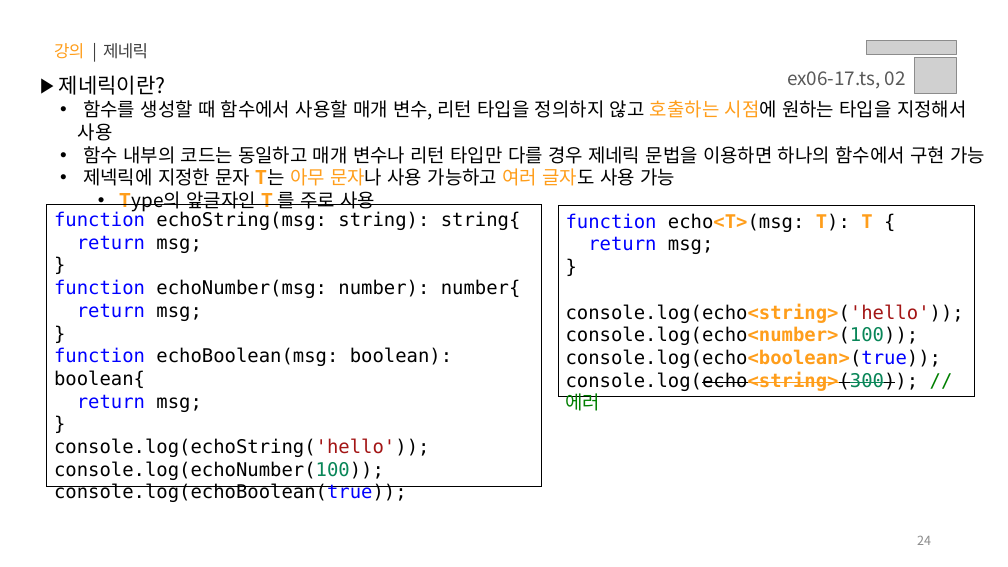
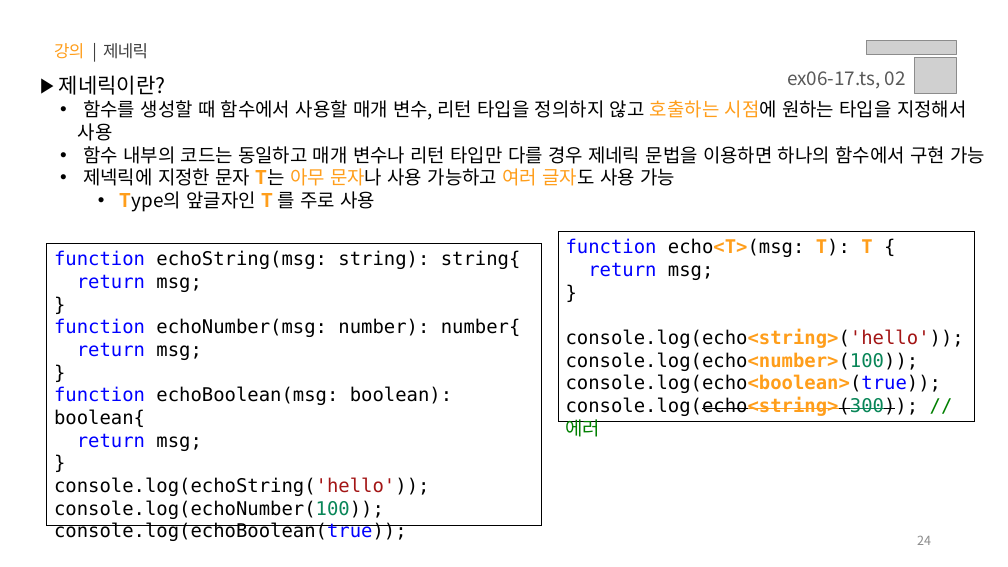
Before and after one commit to jeong0403/learn-JS, a slide deck: slide 24 of PPT/06.자바스크립트 - 타입스크립트.pptx. Drawn at 1008x567 pixels with LibreOffice and Linux fonts; fonts in the diff are those of the drawing; grey boxes stand for pictures. Boxes give left, top, right and bottom in pixels: in the first picture for what was removed or moved away, otherwise in the second. Text is boxed around its words. In the diff, an @@ line names an element or a change of style, - is before the commit and + after.

```diff
--- a/PPT/06.자바스크립트 - 타입스크립트.pptx
+++ b/PPT/06.자바스크립트 - 타입스크립트.pptx
@@ rectangle "function echo<T>(msg: T): T {": place and size @@
-rectangle "function echo<T>(msg: T): T {" at [558, 206, 975, 396]
+rectangle "function echo<T>(msg: T): T {" at [558, 231, 975, 422]
@@ rectangle "function echoString(msg: string): string{": place and size @@
-rectangle "function echoString(msg: string): string{" at [47, 204, 542, 487]
+rectangle "function echoString(msg: string): string{" at [47, 243, 542, 526]
```
Also in this commit, not shown: 2 other slides changed, 26 other files.
